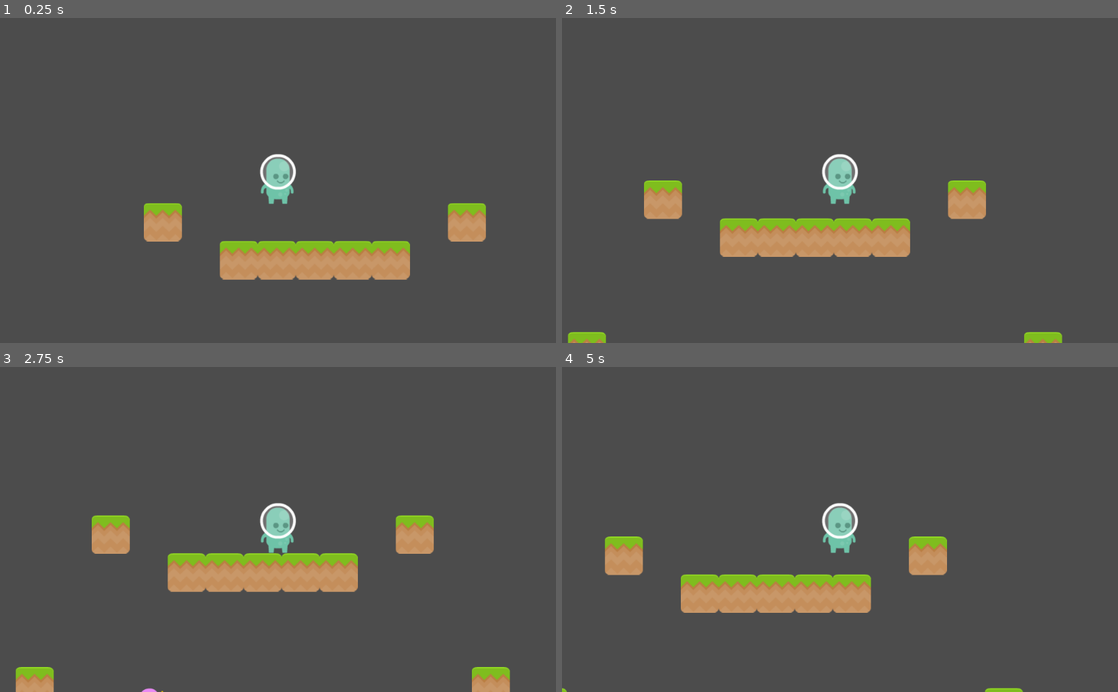
Above: before the commit, frames 1-4 (two rows, left to right).
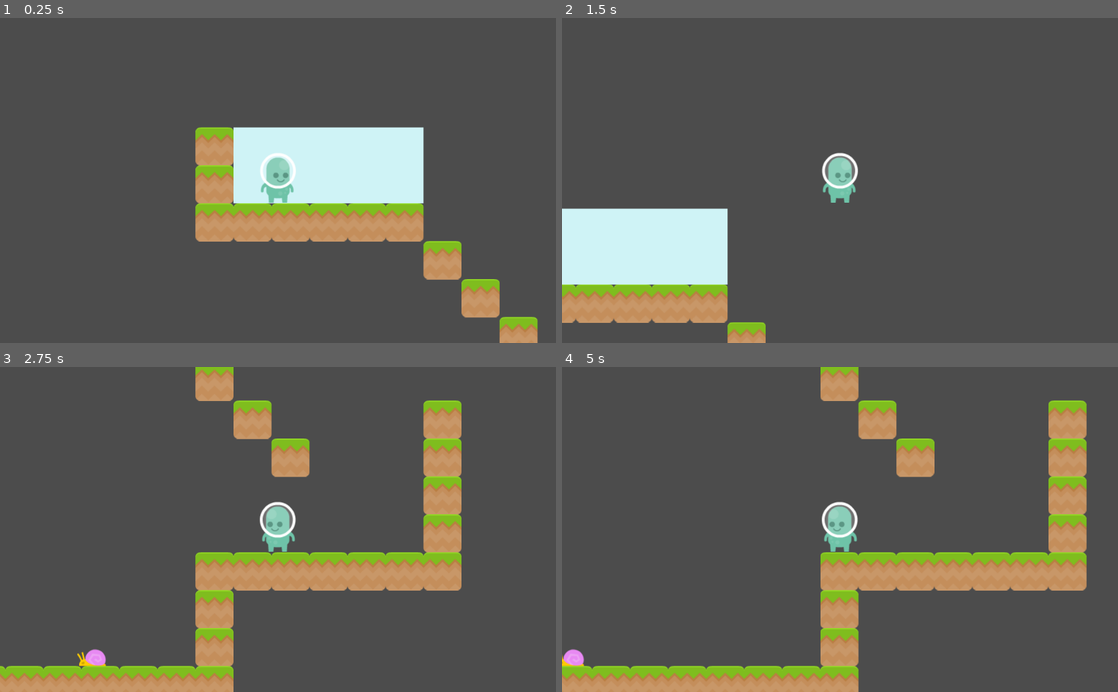
Above: after the commit, the same moments.

Repository: SeanKuehl/Simple-Platformer
Game: Godot game, scene res://FirstLevelFolder/LevelOne.tscn
Two runs of this game, one before a commit and one after it. Both use one fixed random seed, a clock stepped at 60 frames per second and the inputs below.
Inputs:
- Up to frame 1 (0.25 s): no input
- Up to frame 2 (1.5 s): hold D (RIGHT) from 0.53 s (still down); tap W (JUMP) at 0.77 s
- Up to frame 3 (2.75 s): tap W (JUMP) at 1.52 s; release D (RIGHT) at 2.03 s; hold A (LEFT) from 2.03 s (still down)
- Up to frame 4 (5 s): release A (LEFT) at 2.78 s; hold D (RIGHT) 2.78-4.28 s; tap W (JUMP) at 3.02, 3.77, 4.52 s; hold A (LEFT) from 4.28 s (still down)

The runs differ from the first frame. In frame 1, 22% of the frame differs, in the area x 25-97%, y 33-100%; in frame 2, 17%; in frame 3, 16%; in frame 4, 21%.

Commit message:
added basic enemy hitting blocks, changed player movement, added game over and the ability to go on to the next level

Diff:
--- a/Enemies/BasicEnemy/BasicEnemy.gd
+++ b/Enemies/BasicEnemy/BasicEnemy.gd
@@ -2,23 +2,54 @@
 
 export (int) var speed = 120
 export (int) var jump_speed = -180
-export (int) var gravity = 400
+export (int) var gravityEffect = 400
 var goingLeft = true
 
 var velocity = Vector2.ZERO
+
+func _ready():
+	get_node("Area").connect("body_entered", self, "collision")
+
+func collision(entity):
+	#when we hit the player, send the game over what level we're on and then
+	#switch to it
+
+	if entity.is_in_group("Player"):
+		var thisLevel = get_tree().current_scene.filename
+		Global.currentLevel = thisLevel
+		get_tree().change_scene("res://GameOver/GameOverScene.tscn")
+		entity.queue_free()
+		#call the game over thing
 
 
 
 func _physics_process(delta):
 	velocity.x = 0
 
+
+
 	if goingLeft == true:
 		if $LeftEdge.is_colliding():
+
 			velocity.x -= speed
-			velocity.y += gravity * delta
+			velocity.y += gravityEffect * delta
 			velocity = move_and_slide(velocity, Vector2.UP)
 
+			var collision = $LeftHit.is_colliding()	#this collision is for blocks right in front of them
+			if collision:
+
+				speed = speed *-1
+				goingLeft = false
+
+				#velocity.y = 0
+				velocity.x -= speed
+				#$Sprite.set_flip_h(false)
+				$Sprite/snailWalk1.set_flip_h(true)
+				#velocity.y += gravity * delta
+				velocity = move_and_slide(velocity, Vector2.UP)
+
 		else:
+
 			speed = speed *-1
 			goingLeft = false
 
@@ -31,10 +62,22 @@
 	elif goingLeft == false:
 
 		if $RightEdge.is_colliding():
-			print("here")
+
 			velocity.x -= speed
-			velocity.y += gravity * delta
+			velocity.y += gravityEffect * delta
 			velocity = move_and_slide(velocity, Vector2.UP)
+
+			var collision = $RightHit.is_colliding()
+			if collision:
+
+				speed = speed *-1
+				goingLeft = true
+				$Sprite/snailWalk1.set_flip_h(false)
+			#	velocity.y = 0
+				velocity.x += speed
+
+				velocity.y += gravityEffect * delta
+				velocity = move_and_slide(velocity, Vector2.UP)
 
 		else:
 
@@ -44,5 +87,5 @@
 		#	velocity.y = 0
 			velocity.x += speed
 
-			velocity.y += gravity * delta
+			velocity.y += gravityEffect * delta
 			velocity = move_and_slide(velocity, Vector2.UP)
--- a/Enemies/BasicEnemy/BasicEnemy.tscn
+++ b/Enemies/BasicEnemy/BasicEnemy.tscn
@@ -1,28 +1,52 @@
-[gd_scene load_steps=4 format=2]
+[gd_scene load_steps=5 format=2]
 
 [ext_resource path="res://Assets/Enemies/snailWalk1.png" type="Texture" id=1]
 [ext_resource path="res://Enemies/BasicEnemy/BasicEnemy.gd" type="Script" id=2]
 
 [sub_resource type="RectangleShape2D" id=1]
-extents = Vector2( 27.2276, 15.579 )
+extents = Vector2( 24.9199, 10 )
 
-[node name="BasicEnemy" type="KinematicBody2D"]
+[sub_resource type="RectangleShape2D" id=2]
+extents = Vector2( 30.0653, 18.0036 )
+
+[node name="BasicEnemy" type="KinematicBody2D" groups=[
+"Enemy",
+]]
+position = Vector2( 0, -0.44545 )
 script = ExtResource( 2 )
 
 [node name="CollisionShape2D" type="CollisionShape2D" parent="."]
-position = Vector2( -3.36359, -4.20448 )
+position = Vector2( 0.8909, 5.09099 )
 shape = SubResource( 1 )
 
-[node name="Sprite" type="Sprite" parent="."]
+[node name="Area" type="Area2D" parent="."]
+position = Vector2( 40.0905, -59.6903 )
 
-[node name="snailWalk1" type="Sprite" parent="Sprite"]
-position = Vector2( -2.62418, -4.2269 )
-texture = ExtResource( 1 )
+[node name="CollisionShape2D" type="CollisionShape2D" parent="Area"]
+position = Vector2( -39.8905, 58.604 )
+shape = SubResource( 2 )
 
 [node name="LeftEdge" type="RayCast2D" parent="."]
-position = Vector2( -40.5359, -4.00905 )
+position = Vector2( -43.654, -7.57268 )
 enabled = true
 
 [node name="RightEdge" type="RayCast2D" parent="."]
-position = Vector2( 32.9633, -4.00904 )
+position = Vector2( 40.0905, -8.01811 )
 enabled = true
+
+[node name="Sprite" type="Sprite" parent="."]
+position = Vector2( 40.536, -61.9176 )
+
+[node name="snailWalk1" type="Sprite" parent="Sprite"]
+position = Vector2( -40.4874, 61.6997 )
+texture = ExtResource( 1 )
+
+[node name="LeftHit" type="RayCast2D" parent="."]
+position = Vector2( -33.7047, 1.00113 )
+enabled = true
+cast_to = Vector2( -25, 0 )
+
+[node name="RightHit" type="RayCast2D" parent="."]
+position = Vector2( 34.7058, 1.66855 )
+enabled = true
+cast_to = Vector2( 25, 0 )
--- a/FirstLevelFolder/LevelOne.tscn
+++ b/FirstLevelFolder/LevelOne.tscn
@@ -1,18 +1,22 @@
-[gd_scene load_steps=4 format=2]
+[gd_scene load_steps=5 format=2]
 
 [ext_resource path="res://TileSets/Grassy.tscn" type="PackedScene" id=1]
 [ext_resource path="res://Player/Player.tscn" type="PackedScene" id=2]
 [ext_resource path="res://Enemies/BasicEnemy/BasicEnemy.tscn" type="PackedScene" id=3]
+[ext_resource path="res://LevelChangers/LevelOneVictory.tscn" type="PackedScene" id=4]
 
 [node name="LevelOne" type="Node2D"]
 
-[node name="TileMap" parent="." instance=ExtResource( 1 )]
-position = Vector2( -36.25, 42.75 )
-cell_size = Vector2( 70, 70 )
-tile_data = PoolIntArray( 131075, 0, 0, 131083, 0, 0, 196613, 0, 0, 196614, 0, 0, 196615, 0, 0, 196616, 0, 0, 196617, 0, 0, 393217, 0, 0, 393229, 0, 0, 458755, 0, 0, 458756, 0, 0, 458757, 0, 0, 458758, 0, 0, 458759, 0, 0, 458760, 0, 0, 458761, 0, 0, 458762, 0, 0, 458763, 0, 0 )
-
 [node name="Player" parent="." instance=ExtResource( 2 )]
-position = Vector2( 421.13, 127.818 )
+position = Vector2( 332.642, 157.982 )
 
 [node name="BasicEnemy" parent="." instance=ExtResource( 3 )]
-position = Vector2( 467.577, 509.785 )
+position = Vector2( 351.697, 792.342 )
+
+[node name="TileMap" parent="." instance=ExtResource( 1 )]
+position = Vector2( 40.9617, 288.813 )
+z_index = -1
+tile_data = PoolIntArray( -196606, 0, 0, -196605, 4, 0, -196604, 4, 0, -196603, 4, 0, -196602, 4, 0, -196601, 4, 0, -131070, 0, 0, -131069, 4, 0, -131068, 4, 0, -131067, 4, 0, -131066, 4, 0, -131065, 4, 0, -65534, 0, 0, -65533, 0, 0, -65532, 0, 0, -65531, 0, 0, -65530, 0, 0, -65529, 0, 0, 8, 0, 0, 131065, 0, 0, 65545, 0, 0, 65550, 0, 0, 196601, 0, 0, 131082, 0, 0, 131086, 0, 0, 262137, 0, 0, 196622, 0, 0, 327673, 0, 0, 327674, 0, 0, 327675, 0, 0, 327676, 0, 0, 327677, 0, 0, 262158, 0, 0, 393214, 0, 0, 327688, 0, 0, 327689, 0, 0, 327690, 0, 0, 327691, 0, 0, 327692, 0, 0, 327693, 0, 0, 327694, 0, 0, 458751, 0, 0, 393224, 0, 0, 524287, 0, 0, 458760, 0, 0, 589823, 0, 0, 524288, 0, 0, 524289, 0, 0, 524290, 0, 0, 524291, 0, 0, 524292, 0, 0, 524293, 0, 0, 524294, 0, 0, 524295, 0, 0, 524296, 0, 0 )
+
+[node name="Area2D" parent="." instance=ExtResource( 4 )]
+position = Vector2( -346.631, 539.277 )
--- /dev/null
+++ b/GameOver/Button.gd
@@ -0,0 +1,19 @@
+extends Button
+
+
+# Declare member variables here. Examples:
+# var a = 2
+# var b = "text"
+
+
+# Called when the node enters the scene tree for the first time.
+func _ready():
+	connect("pressed", self, "button_pressed")
+
+
+# Called every frame. 'delta' is the elapsed time since the previous frame.
+#func _process(delta):
+#	pass
+func button_pressed():
+	var sceneToChangeTo = Global.currentLevel
+	get_tree().change_scene(sceneToChangeTo)
--- /dev/null
+++ b/GameOver/Button2.gd
@@ -0,0 +1,20 @@
+extends Button
+
+
+# Declare member variables here. Examples:
+# var a = 2
+# var b = "text"
+
+
+# Called when the node enters the scene tree for the first time.
+func _ready():
+	connect("pressed", self, "button_pressed")
+
+
+
+# Called every frame. 'delta' is the elapsed time since the previous frame.
+#func _process(delta):
+#	pass
+
+func button_pressed():
+	get_tree().quit()
--- /dev/null
+++ b/GameOver/GameOverScene.tscn
@@ -0,0 +1,34 @@
+[gd_scene load_steps=3 format=2]
+
+[ext_resource path="res://GameOver/Button2.gd" type="Script" id=1]
+[ext_resource path="res://GameOver/Button.gd" type="Script" id=2]
+
+[node name="Control" type="Control"]
+anchor_right = 1.0
+anchor_bottom = 1.0
+__meta__ = {
+"_edit_use_anchors_": false
+}
+
+[node name="Button" type="Button" parent="."]
+margin_left = 404.0
+margin_top = 157.0
+margin_right = 510.0
+margin_bottom = 177.0
+text = "Try Again"
+script = ExtResource( 2 )
+
+[node name="Button2" type="Button" parent="."]
+margin_left = 405.0
+margin_top = 224.0
+margin_right = 511.0
+margin_bottom = 244.0
+text = "Quit"
+script = ExtResource( 1 )
+
+[node name="Label" type="Label" parent="."]
+margin_left = 420.0
+margin_top = 104.0
+margin_right = 497.0
+margin_bottom = 118.0
+text = "Game Over!"
--- /dev/null
+++ b/Globals/global.gd
@@ -0,0 +1,16 @@
+extends Node
+
+
+# Declare member variables here. Examples:
+# var a = 2
+# var b = "text"
+var currentLevel = ""
+
+# Called when the node enters the scene tree for the first time.
+func _ready():
+	pass # Replace with function body.
+
+
+# Called every frame. 'delta' is the elapsed time since the previous frame.
+#func _process(delta):
+#	pass
--- /dev/null
+++ b/LevelChangers/LevelOneVictory.gd
@@ -0,0 +1,16 @@
+extends Area2D
+
+
+# Declare member variables here. Examples:
+# var a = 2
+# var b = "text"
+
+#res://SecondLevelFolder/LevelTwo.tscn
+# Called when the node enters the scene tree for the first time.
+func _ready():
+	connect("body_entered", self, "collision")
+
+
+func collision(entity):
+	if entity.is_in_group("Player"):
+		get_tree().change_scene("res://SecondLevelFolder/LevelTwo.tscn")
--- /dev/null
+++ b/LevelChangers/LevelOneVictory.tscn
@@ -0,0 +1,20 @@
+[gd_scene load_steps=4 format=2]
+
+[ext_resource path="res://LevelChangers/LevelOneVictory.gd" type="Script" id=1]
+[ext_resource path="res://Assets/Items/flagGreen.png" type="Texture" id=2]
+
+[sub_resource type="RectangleShape2D" id=1]
+extents = Vector2( 34.7891, 36.2328 )
+
+[node name="Area2D" type="Area2D"]
+script = ExtResource( 1 )
+
+[node name="Sprite" type="Sprite" parent="."]
+
+[node name="flagGreen" type="Sprite" parent="Sprite"]
+position = Vector2( 16.0278, -6.474 )
+texture = ExtResource( 2 )
+
+[node name="CollisionShape2D" type="CollisionShape2D" parent="."]
+position = Vector2( 13.5862, -6.68174 )
+shape = SubResource( 1 )
--- a/Player/Player.gd
+++ b/Player/Player.gd
@@ -1,16 +1,18 @@
 extends KinematicBody2D
 
-export (int) var speed = 120
-export (int) var jump_speed = -180
-export (int) var gravity = 400
+var speed = 500
+var jump_speed = -500
+var gravity = 800
 
 var velocity = Vector2.ZERO
 
 func get_input():
 	velocity.x = 0
 	if Input.is_action_pressed("RIGHT"):
+		$Sprite/p1_walk08.set_flip_h(false)
 		velocity.x += speed
 	if Input.is_action_pressed("LEFT"):
+		$Sprite/p1_walk08.set_flip_h(true)
 		velocity.x -= speed
 
 func _physics_process(delta):
--- a/Player/Player.tscn
+++ b/Player/Player.tscn
@@ -6,7 +6,9 @@
 [sub_resource type="RectangleShape2D" id=1]
 extents = Vector2( 33.5344, 47.5331 )
 
-[node name="Player" type="KinematicBody2D"]
+[node name="Player" type="KinematicBody2D" groups=[
+"Player",
+]]
 script = ExtResource( 1 )
 
 [node name="CollisionShape2D" type="CollisionShape2D" parent="."]
@@ -20,4 +22,11 @@
 texture = ExtResource( 2 )
 
 [node name="Camera2D" type="Camera2D" parent="."]
+position = Vector2( 0, 2 )
 current = true
+
+[node name="Area2D" type="Area2D" parent="."]
+
+[node name="CollisionShape2D" type="CollisionShape2D" parent="Area2D"]
+position = Vector2( 0, -3.36358 )
+shape = SubResource( 1 )
--- /dev/null
+++ b/SecondLevelFolder/LevelTwo.tscn
@@ -0,0 +1,13 @@
+[gd_scene load_steps=3 format=2]
+
+[ext_resource path="res://TileSets/Grassy.tscn" type="PackedScene" id=1]
+[ext_resource path="res://Player/Player.tscn" type="PackedScene" id=2]
+
+[node name="SecondLevel" type="Node2D"]
+
+[node name="TileMap" parent="." instance=ExtResource( 1 )]
+position = Vector2( -51.0946, -48.3084 )
+tile_data = PoolIntArray( 262148, 0, 0, 262149, 0, 0, 262150, 0, 0, 262151, 0, 0, 262152, 0, 0, 262153, 0, 0, 262154, 0, 0, 262155, 0, 0 )
+
+[node name="Player" parent="." instance=ExtResource( 2 )]
+position = Vector2( 465.308, 125.668 )
--- a/TileSets/Grassy.tscn
+++ b/TileSets/Grassy.tscn
@@ -1,23 +1,24 @@
-[gd_scene load_steps=10 format=2]
+[gd_scene load_steps=11 format=2]
 
 [ext_resource path="res://Assets/Tiles/grassCliffLeft.png" type="Texture" id=1]
 [ext_resource path="res://Assets/Tiles/grassCenter.png" type="Texture" id=2]
 [ext_resource path="res://Assets/Tiles/grassCenter_rounded.png" type="Texture" id=3]
 [ext_resource path="res://Assets/Tiles/grass.png" type="Texture" id=4]
+[ext_resource path="res://Assets/Tiles/bg.png" type="Texture" id=5]
+
+[sub_resource type="ConvexPolygonShape2D" id=1]
+points = PoolVector2Array( 70, 70.7243, 0, 70.7243, 0.116707, 0, 70, 0.116707 )
 
 [sub_resource type="ConvexPolygonShape2D" id=2]
-points = PoolVector2Array( 70, 70.7243, 0, 70.7243, 0.116707, 0, 70, 0.116707 )
+points = PoolVector2Array( 69.8871, 70, 0.116707, 70, 0.116707, 0, 69.8871, 0 )
 
 [sub_resource type="ConvexPolygonShape2D" id=3]
-points = PoolVector2Array( 69.8871, 70, 0.116707, 70, 0.116707, 0, 69.8871, 0 )
+points = PoolVector2Array( 70, 70, 0.116707, 70, 0.116707, 0.116707, 70, 0.116707 )
 
 [sub_resource type="ConvexPolygonShape2D" id=4]
-points = PoolVector2Array( 70, 70, 0.116707, 70, 0.116707, 0.116707, 70, 0.116707 )
-
-[sub_resource type="ConvexPolygonShape2D" id=5]
 points = PoolVector2Array( 70, 73, 0.116707, 73, 0.116707, 0.116707, 70, 0.116707 )
 
-[sub_resource type="TileSet" id=1]
+[sub_resource type="TileSet" id=5]
 0/name = "grass.png 0"
 0/texture = ExtResource( 4 )
 0/tex_offset = Vector2( 0, 0 )
@@ -91,18 +92,33 @@
 3/navigation_offset = Vector2( 0, 0 )
 3/shape_offset = Vector2( 0, 0 )
 3/shape_transform = Transform2D( 1, 0, 0, 1, 0, 0 )
-3/shape = SubResource( 5 )
+3/shape = SubResource( 4 )
 3/shape_one_way = false
 3/shape_one_way_margin = 1.0
 3/shapes = [ {
 "autotile_coord": Vector2( 0, 0 ),
 "one_way": false,
 "one_way_margin": 1.0,
-"shape": SubResource( 5 ),
+"shape": SubResource( 4 ),
 "shape_transform": Transform2D( 1, 0, 0, 1, 0, 0 )
 } ]
 3/z_index = 0
+4/name = "bg.png 4"
+4/texture = ExtResource( 5 )
+4/tex_offset = Vector2( 0, 0 )
+4/modulate = Color( 1, 1, 1, 1 )
+4/region = Rect2( 0, 0, 70, 70 )
+4/tile_mode = 0
+4/occluder_offset = Vector2( 0, 0 )
+4/navigation_offset = Vector2( 0, 0 )
+4/shape_offset = Vector2( 0, 0 )
+4/shape_transform = Transform2D( 1, 0, 0, 1, 0, 0 )
+4/shape_one_way = false
+4/shape_one_way_margin = 0.0
+4/shapes = [  ]
+4/z_index = 0
 
 [node name="TileMap" type="TileMap"]
-tile_set = SubResource( 1 )
+tile_set = SubResource( 5 )
+cell_size = Vector2( 70, 70 )
 format = 1
--- a/project.godot
+++ b/project.godot
@@ -13,6 +13,10 @@
 config/name="simple platformer"
 run/main_scene="res://FirstLevelFolder/LevelOne.tscn"
 config/icon="res://icon.png"
+
+[autoload]
+
+Global="*res://Globals/global.gd"
 
 [input]
 
Binary file added: Assets/Items/bomb.png
Not shown, added: Assets/Items/bomb.png.import
Binary file added: Assets/Items/bombFlash.png
Not shown, added: Assets/Items/bombFlash.png.import
Binary file added: Assets/Items/bush.png
Not shown, added: Assets/Items/bush.png.import
Binary file added: Assets/Items/buttonBlue.png
Not shown, added: Assets/Items/buttonBlue.png.import
Binary file added: Assets/Items/buttonBlue_pressed.png
Not shown, added: Assets/Items/buttonBlue_pressed.png.import
Binary file added: Assets/Items/buttonGreen.png
Not shown, added: Assets/Items/buttonGreen.png.import
(and 114 more such lines)
